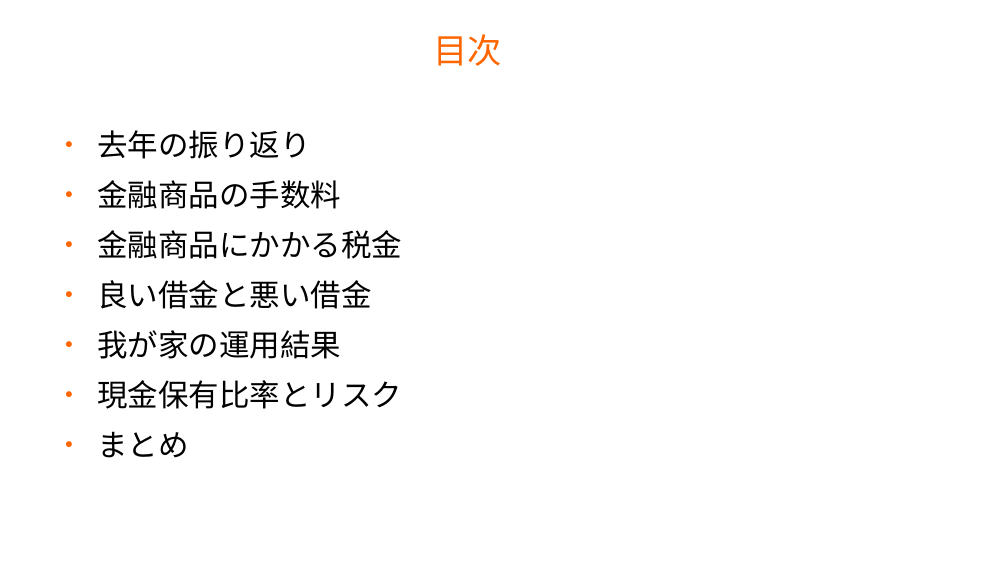
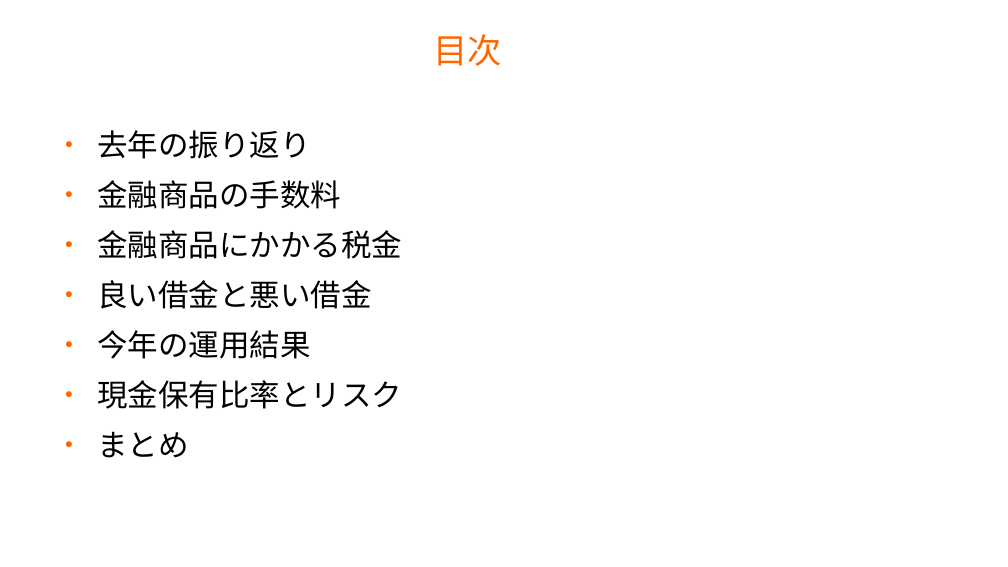
Before and after one commit to master-q/masterq-docs, a slide deck: slide 2 of presentations/20231126-invest_report/20231126-invest_report.odp. Drawn at 1008x567 pixels with LibreOffice and Linux fonts; fonts in the diff are those of the drawing; background and template pictures are left out. Boxes give left, top, right and bottom in pixels: in the first picture for what was removed or moved away, otherwise in the second. Text is boxed around its words. In the diff, an @@ line names an element or a change of style, - is before the commit and + after.

```diff
--- a/presentations/20231126-invest_report/20231126-invest_report.odp
+++ b/presentations/20231126-invest_report/20231126-invest_report.odp
@@ text at <box>97,330,310,359</box>: text changed @@
-● 我が家の運用結果
+● 今年の運用結果
```
Also in this commit, not shown: 3 other slides changed, 11 slides added.
